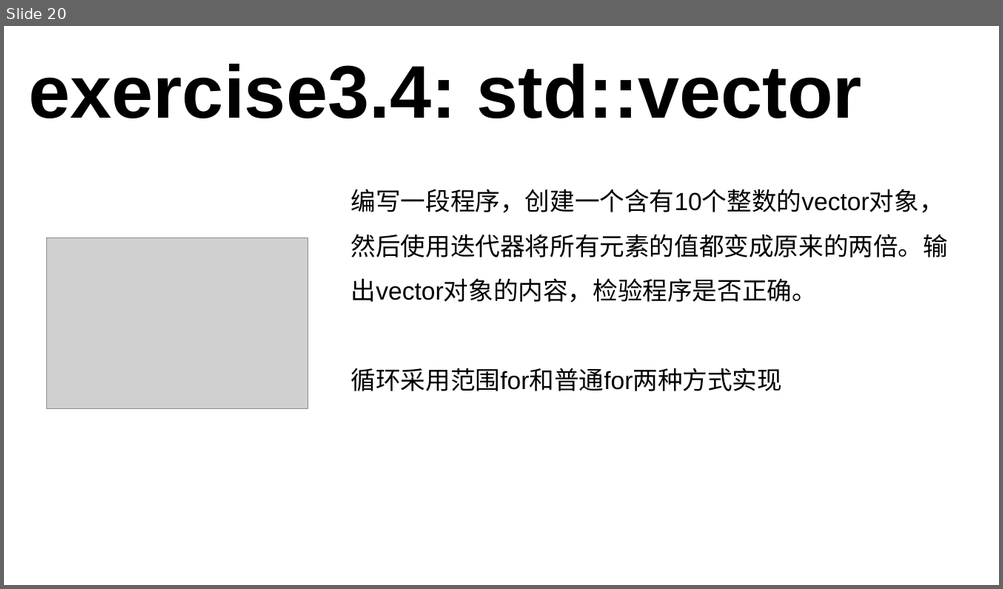
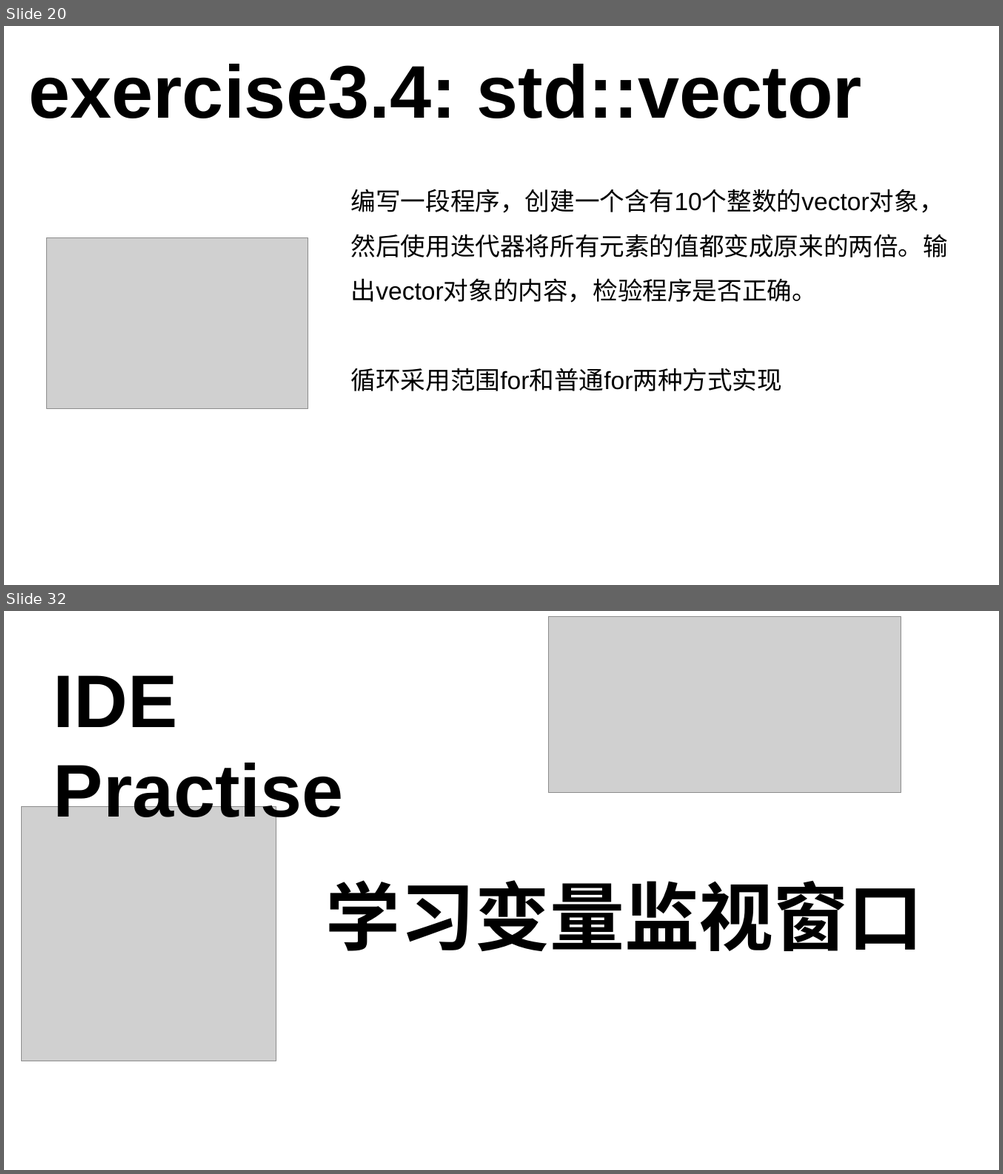
Before and after one commit to 3417725275/CPP_Study, a slide deck: C++课件.pptx. Shown one above the other, each under a label of ours: slide 20 before the commit, slides 20 and 32 after it; the slides between them are not shown. The pictures are 1003x589 and 1003x1174 pixels, drawn with LibreOffice and Linux fonts; fonts in the diff are those of the drawing; grey boxes stand for pictures. Boxes give left, top, right and bottom in pixels: in the first picture for what was removed or moved away, otherwise in the second. Text is boxed around its words. In the diff, an @@ line names an element or a change of style, - is before the commit and + after.

```diff
--- a/C++课件.pptx
+++ b/C++课件.pptx
@@ slide 32 added at (x1=4, y1=611, x2=999, y2=1170), background #FFFFFF @@
@@ picture added at (x1=549, y1=616, x2=901, y2=792) @@
@@ text added at (x1=54, y1=675, x2=344, y2=830), 72 pt, text #000000, bold @@
+IDE Practise
@@ picture added at (x1=21, y1=806, x2=276, y2=1062) @@
@@ text added at (x1=326, y1=880, x2=922, y2=952), 72 pt, text #000000, bold @@
+学习变量监视窗口
```
Also in this commit, not shown: 3 slides changed, 8 other slides added, 1 slide removed, 1 other file.
